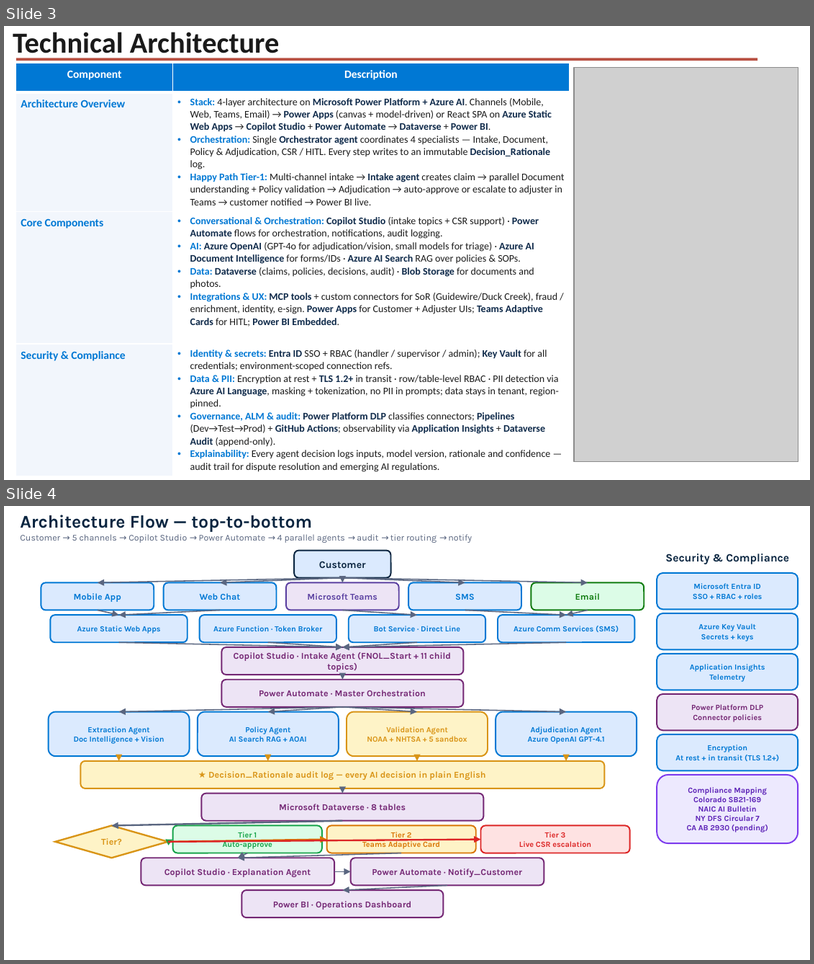
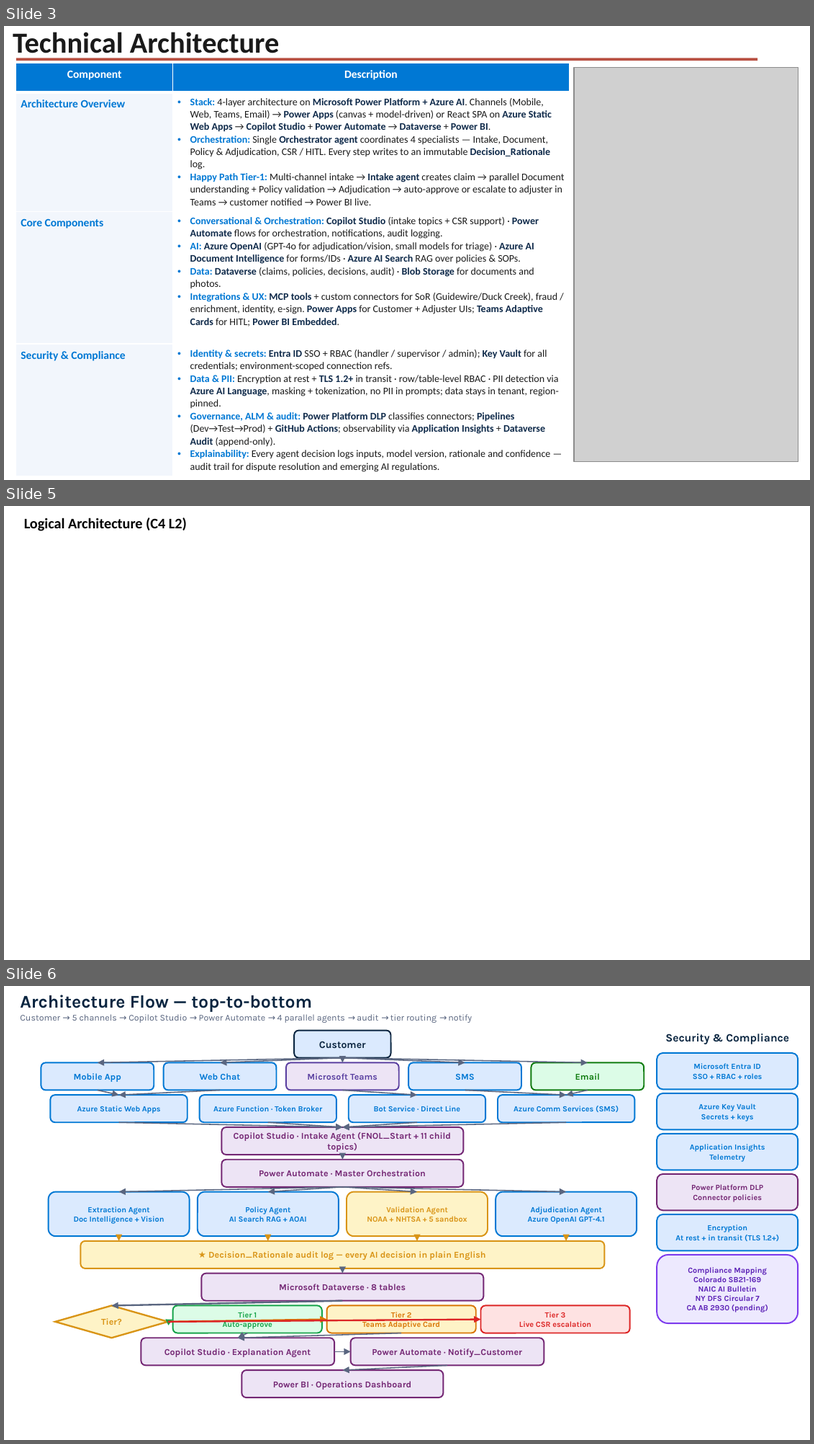
Before and after one commit to Sameet1308/Hack2future, a slide deck: docs/hackathon_blueprint_filled.pptx. Shown one above the other, each under a label of ours: slides 3 and 4 before the commit, slides 3, 5 and 6 after it; the slides between them are not shown. The pictures are 814x964 and 814x1444 pixels, drawn with LibreOffice and Linux fonts; fonts in the diff are those of the drawing; grey boxes stand for pictures; background and template pictures are left out. Boxes give left, top, right and bottom in pixels: in the first picture for what was removed or moved away, otherwise in the second. Text is boxed around its words. In the diff, an @@ line names an element or a change of style, - is before the commit and + after.

```diff
--- a/docs/hackathon_blueprint_filled.pptx
+++ b/docs/hackathon_blueprint_filled.pptx
@@ slide 5 added at [4, 506, 810, 960], background picture (left out) @@
@@ text added at [24, 518, 187, 531], 13 pt, text #000000, bold @@
+Logical Architecture (C4 L2)
@@ what was slide 4 is now slide 6 @@
```
Also in this commit, not shown: 1 other slide added, 1 other file.
